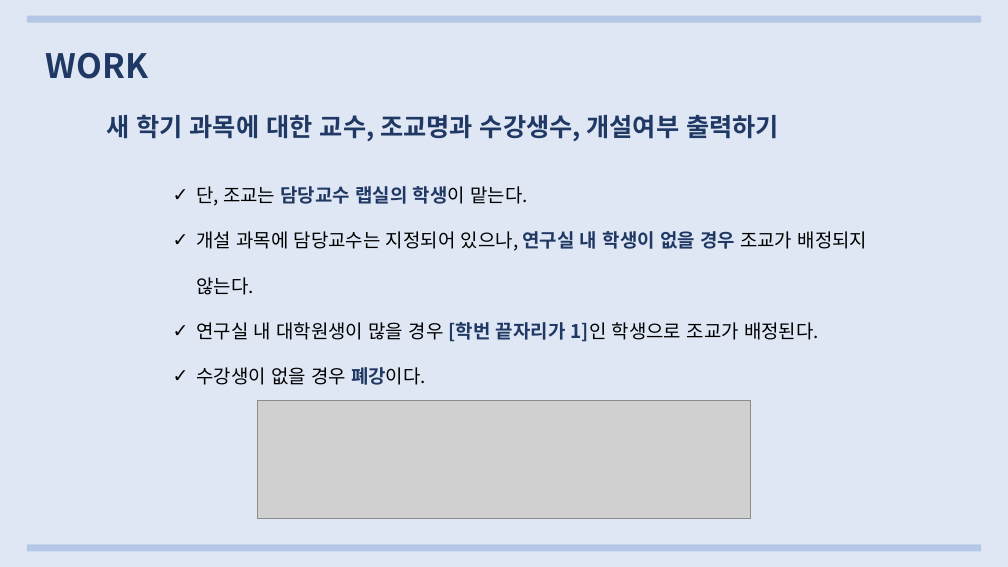
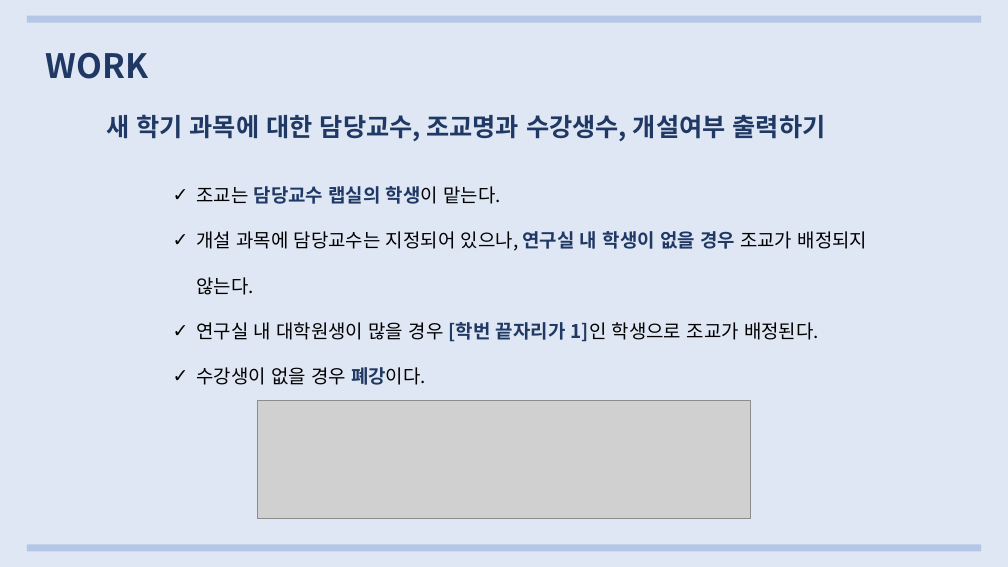
Before and after one commit to Kmjng/SQL_practice1, a slide deck: slide 2 of SQL_개별과제_김민정.pptx. Drawn at 1008x567 pixels with LibreOffice and Linux fonts; fonts in the diff are those of the drawing; grey boxes stand for pictures. Boxes give left, top, right and bottom in pixels: in the first picture for what was removed or moved away, otherwise in the second. Text is boxed around its words. In the diff, an @@ line names an element or a change of style, - is before the commit and + after.

```diff
--- a/SQL_개별과제_김민정.pptx
+++ b/SQL_개별과제_김민정.pptx
@@ text at [106, 114, 826, 141]: text changed @@
-새 학기 과목에 대한 교수, 조교명과 수강생수, 개설여부 출력하기
+새 학기 과목에 대한 담당교수, 조교명과 수강생수, 개설여부 출력하기
@@ text at [196, 186, 500, 204]: text changed; text colour #000000 to #203864; bold on @@
-✓ 단, 조교는 담당교수 랩실의 학생이 맡는다.
+✓ 조교는 담당교수 랩실의 학생이 맡는다.
```
Also in this commit, not shown: 1 other slide changed.
